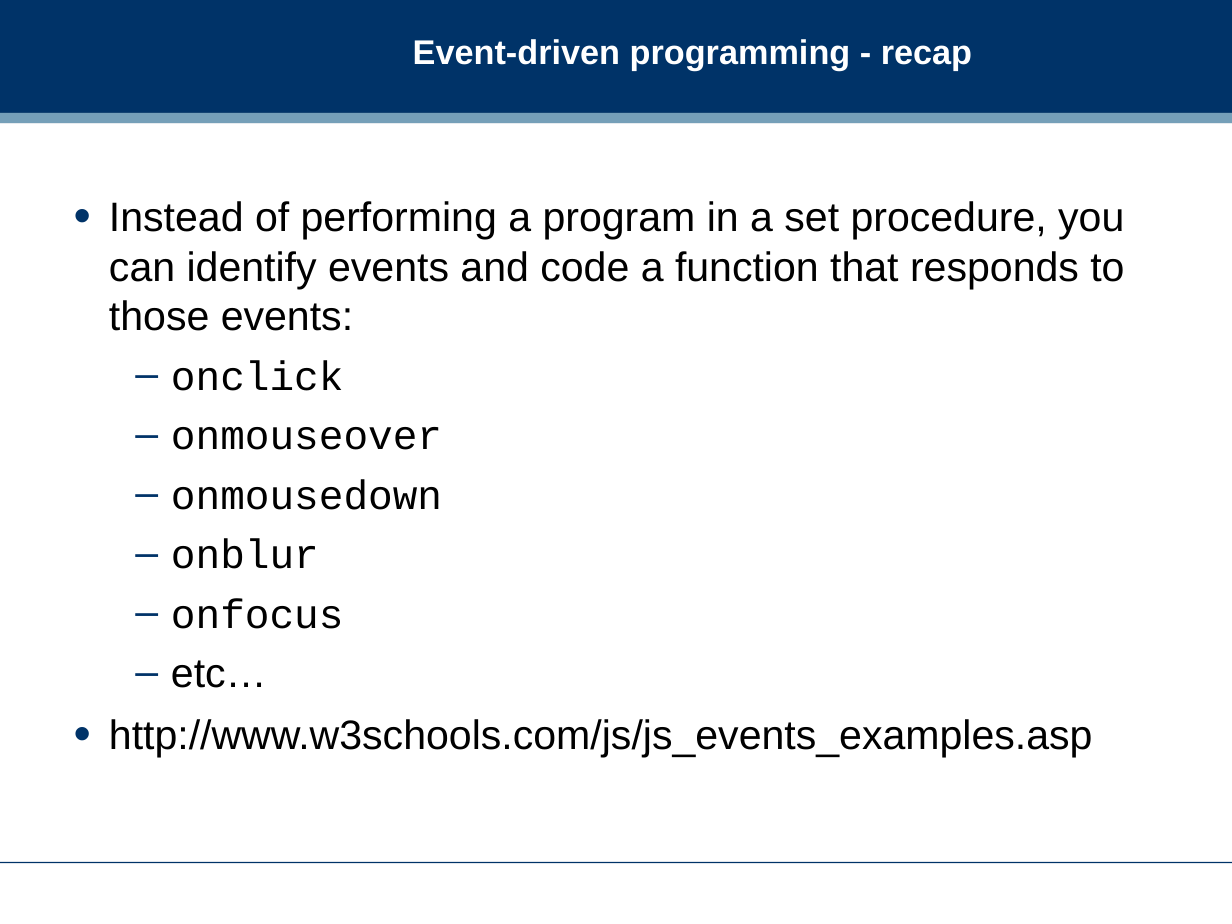
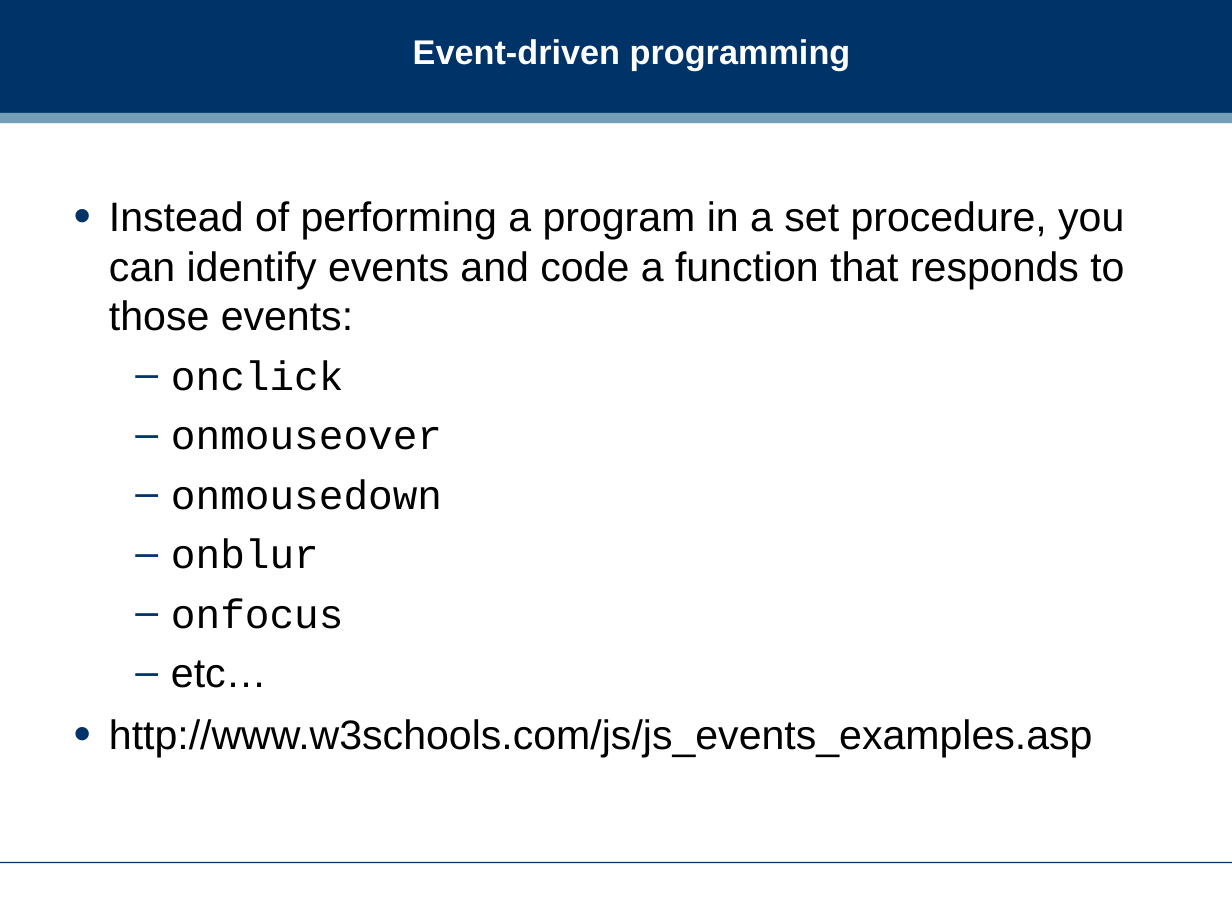
Before and after one commit to dreamind/ix, a slide deck: slide 8 of lectures/interactive/interactivity2.ppt. Drawn at 1232x924 pixels with LibreOffice and Linux fonts; fonts in the diff are those of the drawing; background and template pictures are left out. Boxes give left, top, right and bottom in pixels: in the first picture for what was removed or moved away, otherwise in the second. Text is boxed around its words. In the diff, an @@ line names an element or a change of style, - is before the commit and + after.

```diff
--- a/lectures/interactive/interactivity2.ppt
+++ b/lectures/interactive/interactivity2.ppt
@@ title at (413,39,851,71): text changed @@
-Event-driven programming - recap
+Event-driven programming
```
Also in this commit, not shown: 10 other slides changed, 13 slides added, 12 slides removed, 1 other file.
